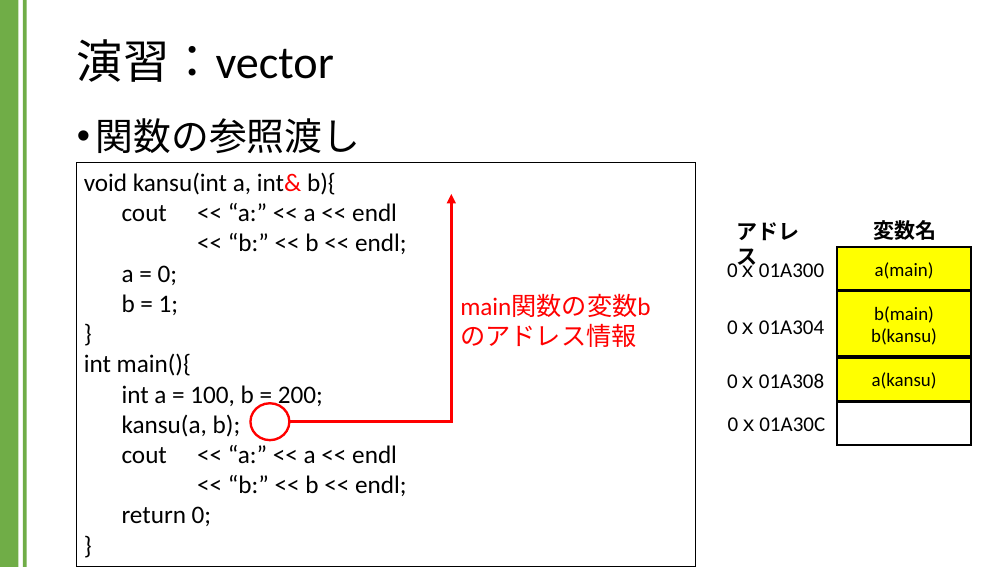
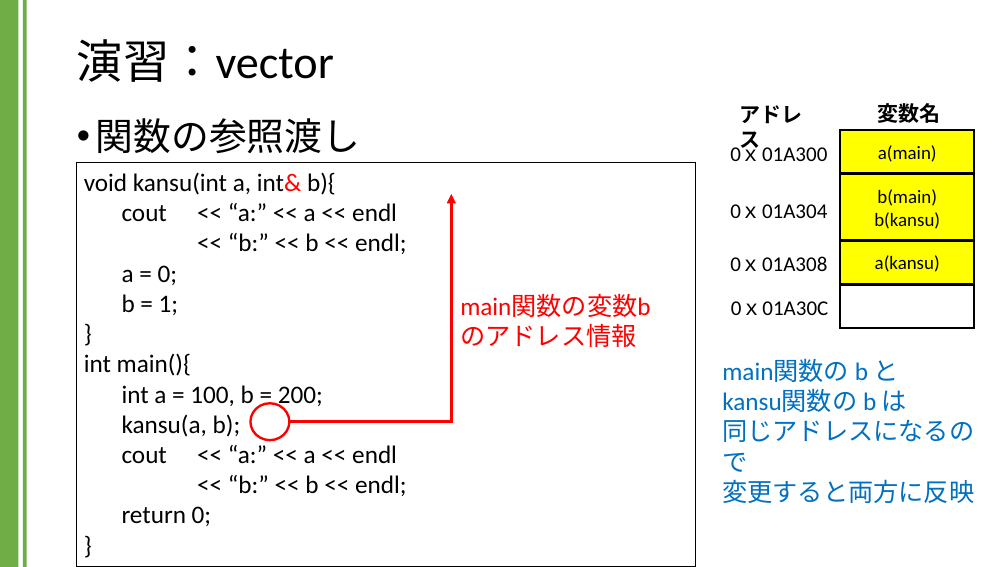
Before and after one commit to kic-murata/cpp2024, a slide deck: slide 13 of 授業資料/演習課題：vector.pptx (slide 8 before the commit). Drawn at 1008x567 pixels with LibreOffice and Linux fonts; fonts in the diff are those of the drawing. Boxes give left, top, right and bottom in pixels: in the first picture for what was removed or moved away, otherwise in the second. Text is boxed around its words. In the diff, an @@ line names an element or a change of style, - is before the commit and + after.

```diff
--- a/授業資料/演習課題：vector.pptx
+++ b/授業資料/演習課題：vector.pptx
@@ rectangle "a(kansu)": place and size @@
-rectangle "a(kansu)" at box(837, 358, 971, 401)
+rectangle "a(kansu)" at box(840, 240, 974, 284)
@@ 6 texts, 3 rectangles: place and size @@
-6 texts, 3 rectangles at box(727, 220, 971, 445)
+6 texts, 3 rectangles at box(730, 103, 974, 328)
@@ text added at box(722, 360, 974, 503), 24 pt, text #0070C0 @@
+main関数の b と
+kansu関数の b は
+同じアドレスになるので
+変更すると両方に反映
```
Also in this commit, not shown: 1 other slide changed, 7 slides added.
